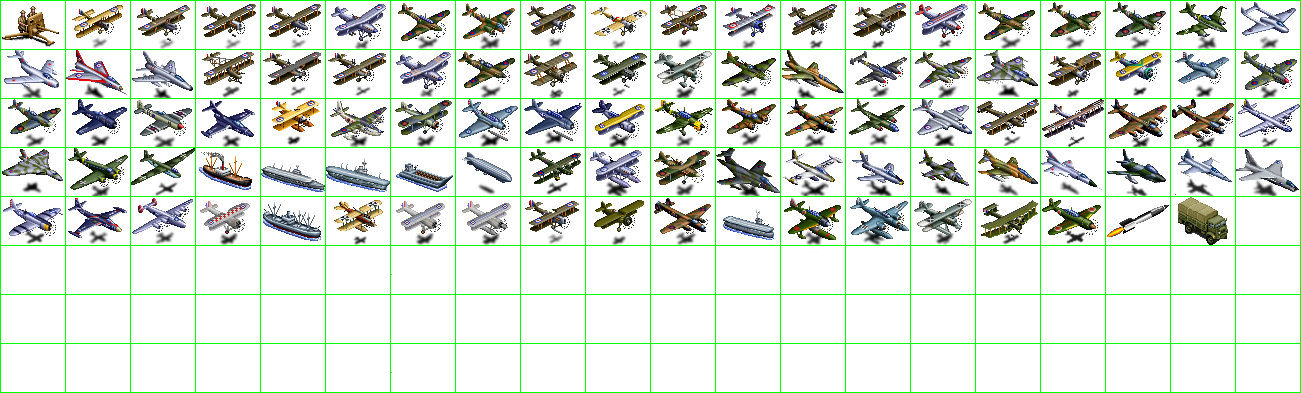
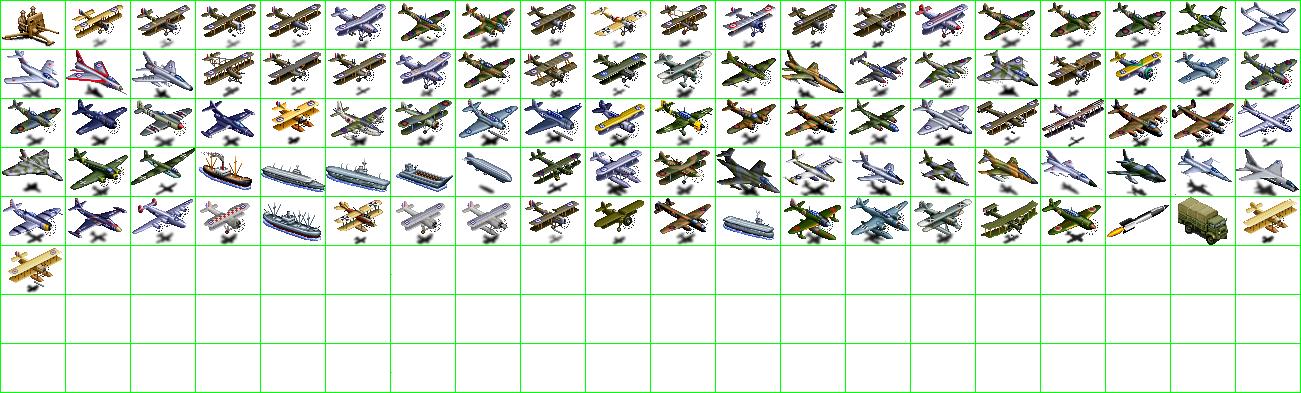
Layered file, before and after one edit (w=1301, h=393). Changes by layer:
painted on "units" over [left=8, top=199, right=1297, bottom=293]
